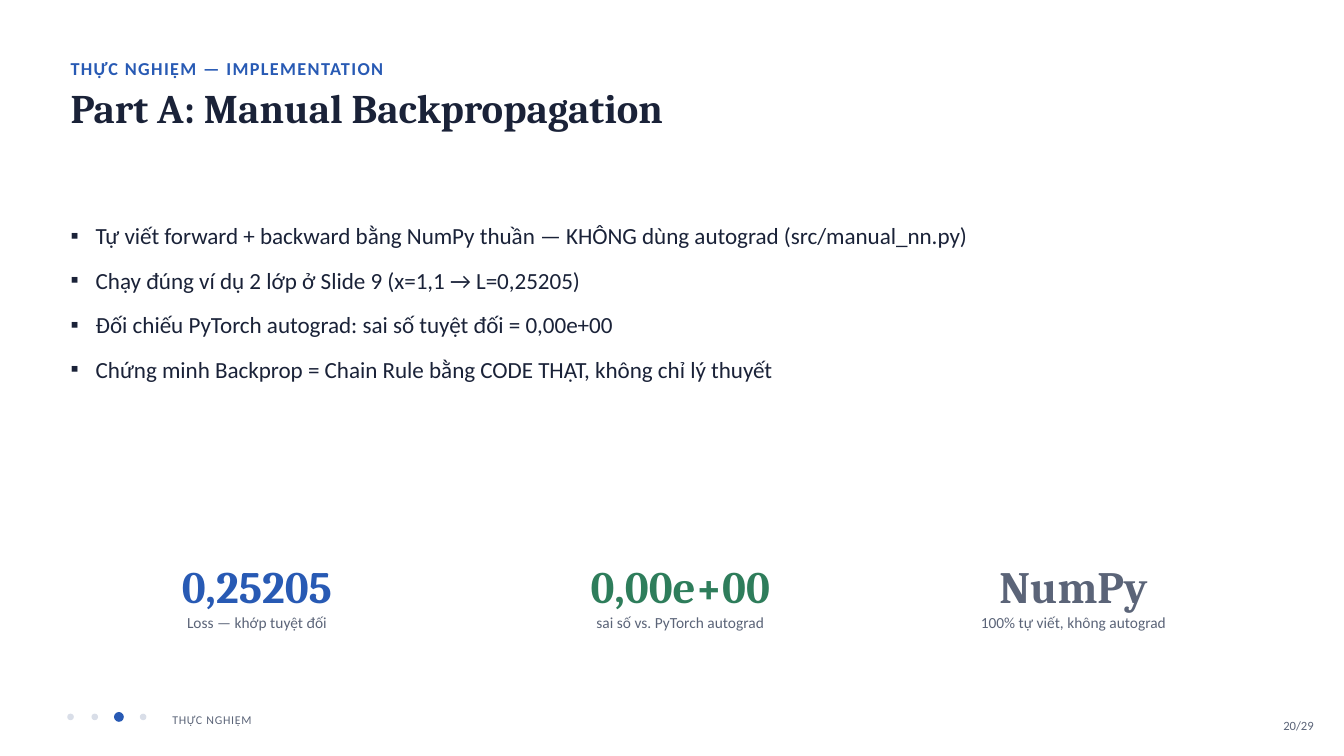
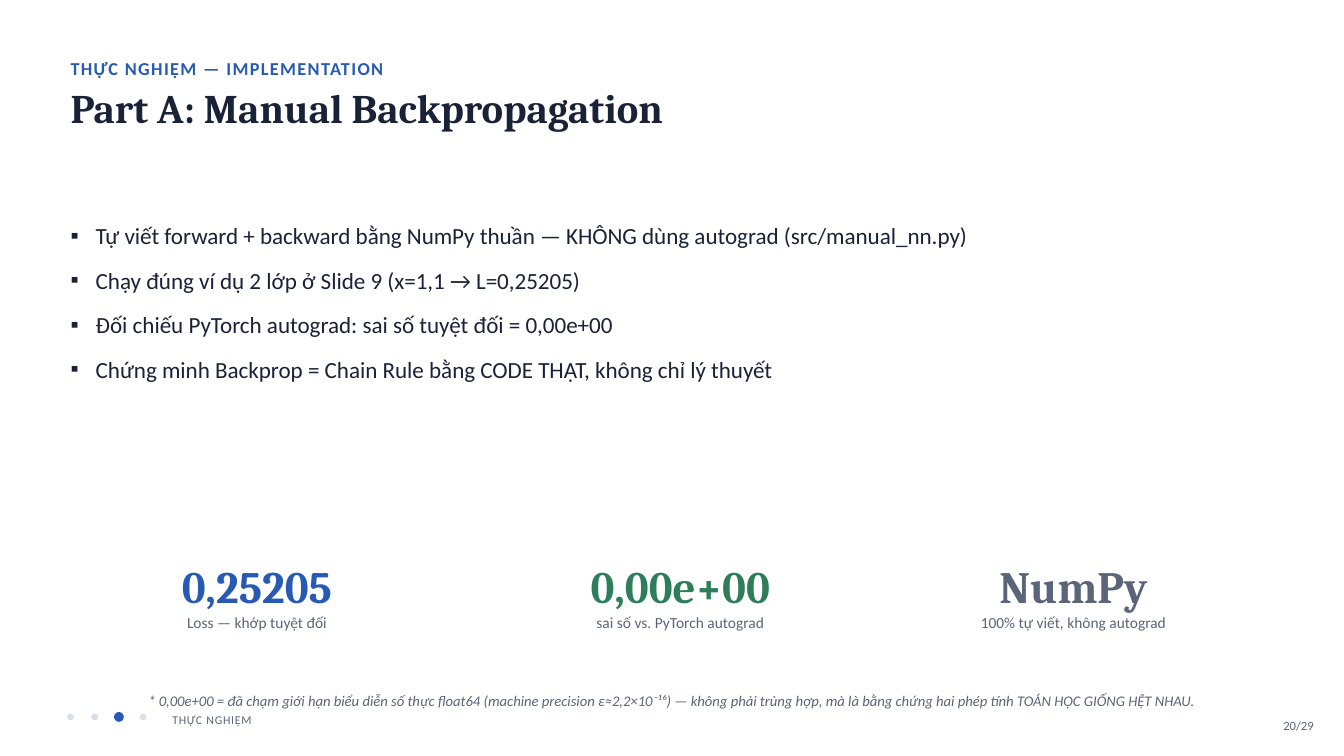
Before and after one commit to quankane/latex-web, a slide deck: slide 20 of report/Slide_Backprop_Initialization.pptx. Drawn at 1344x756 pixels with LibreOffice and Linux fonts; fonts in the diff are those of the drawing. Boxes give left, top, right and bottom in pixels: in the first picture for what was removed or moved away, otherwise in the second. Text is boxed around its words. In the diff, an @@ line names an element or a change of style, - is before the commit and + after.

```diff
--- a/report/Slide_Backprop_Initialization.pptx
+++ b/report/Slide_Backprop_Initialization.pptx
@@ text added at box(159, 693, 1194, 709), 10.5 pt, text #5B6478, italic @@
+* 0,00e+00 = đã chạm giới hạn biểu diễn số thực float64 (machine precision ε≈2,2×10⁻¹⁶) — không phải trùng hợp, mà là bằng chứng hai phép tính TOÁN HỌC GIỐNG HỆT NHAU.
```
Also in this commit, not shown: 7 other slides changed, 10 other files.
